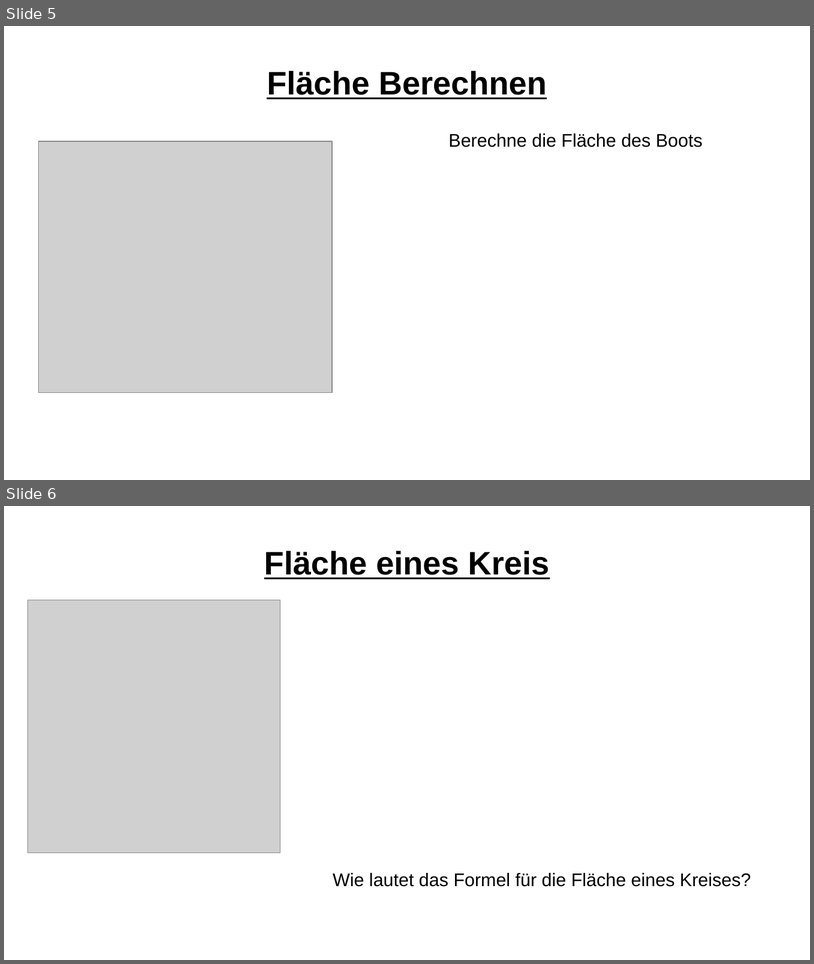
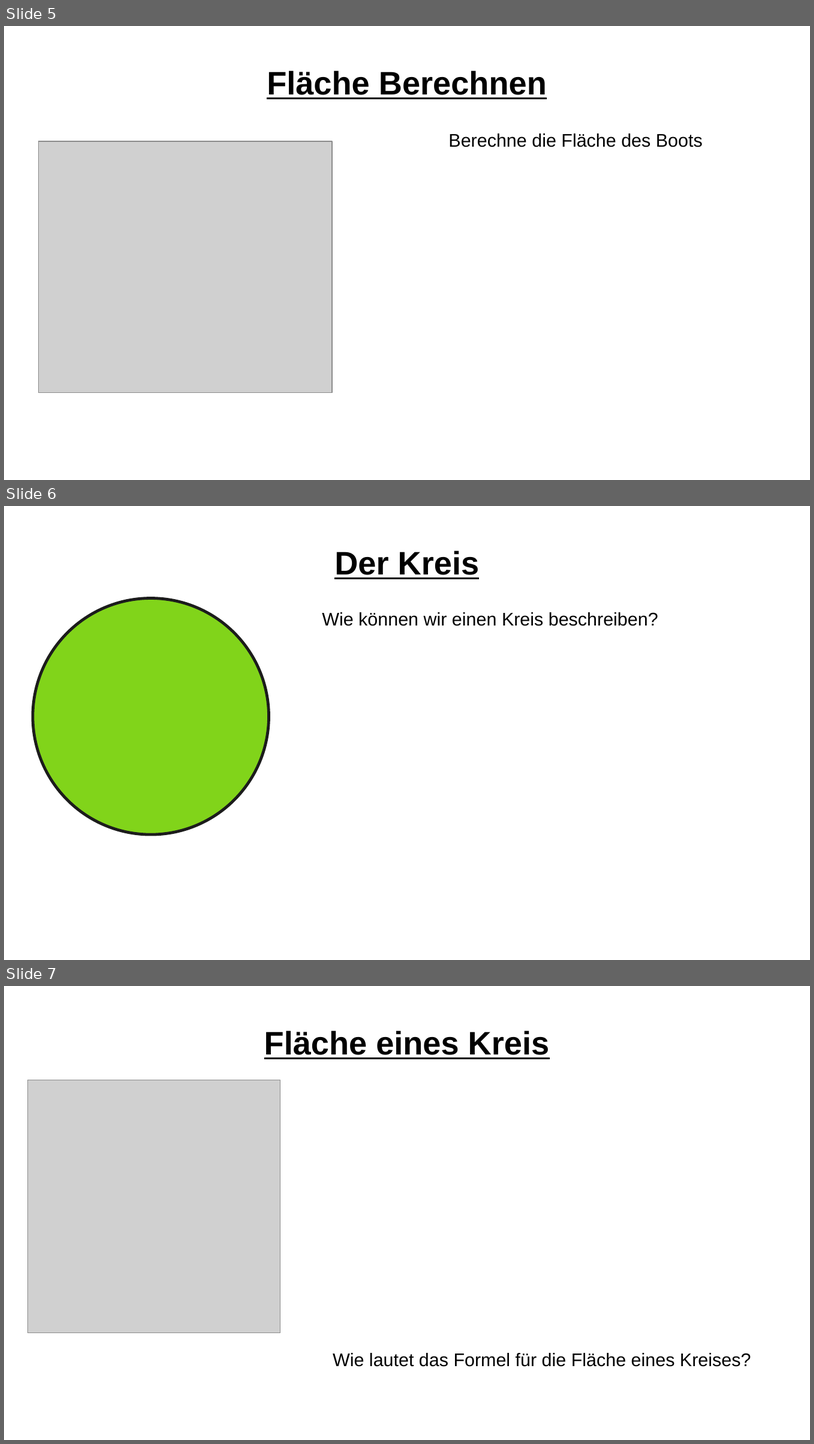
Before and after one commit to bearums/teaching, a slide deck: B5/Mathe/2024/D12/Messen_in_Gelände/Flaeche_und_Umfang/1.odp. Shown one above the other, each under a label of ours: slides 5 and 6 before the commit, slides 5, 6 and 7 after it. The pictures are 814x964 and 814x1444 pixels, drawn with LibreOffice and Linux fonts; fonts in the diff are those of the drawing; grey boxes stand for pictures. Boxes give left, top, right and bottom in pixels: in the first picture for what was removed or moved away, otherwise in the second. Text is boxed around its words. In the diff, an @@ line names an element or a change of style, - is before the commit and + after.

```diff
--- a/B5/Mathe/2024/D12/Messen_in_Gelände/Flaeche_und_Umfang/1.odp
+++ b/B5/Mathe/2024/D12/Messen_in_Gelände/Flaeche_und_Umfang/1.odp
@@ slide 6 added at (4, 506, 810, 960), background #FFFFFF @@
@@ title added at (335, 550, 480, 579), 32 pt, text #000000, bold, underline @@
+Der Kreis
@@ ellipse added at (33, 598, 269, 835), fill #81D41A, outline #1C1C1C 2.83 pt @@
@@ text added at (322, 612, 659, 626), 18 pt, text #000000 @@
+Wie können wir einen Kreis beschreiben?
@@ what was slide 6 is now slide 7 @@
```
Also in this commit, not shown: 10 other files.
